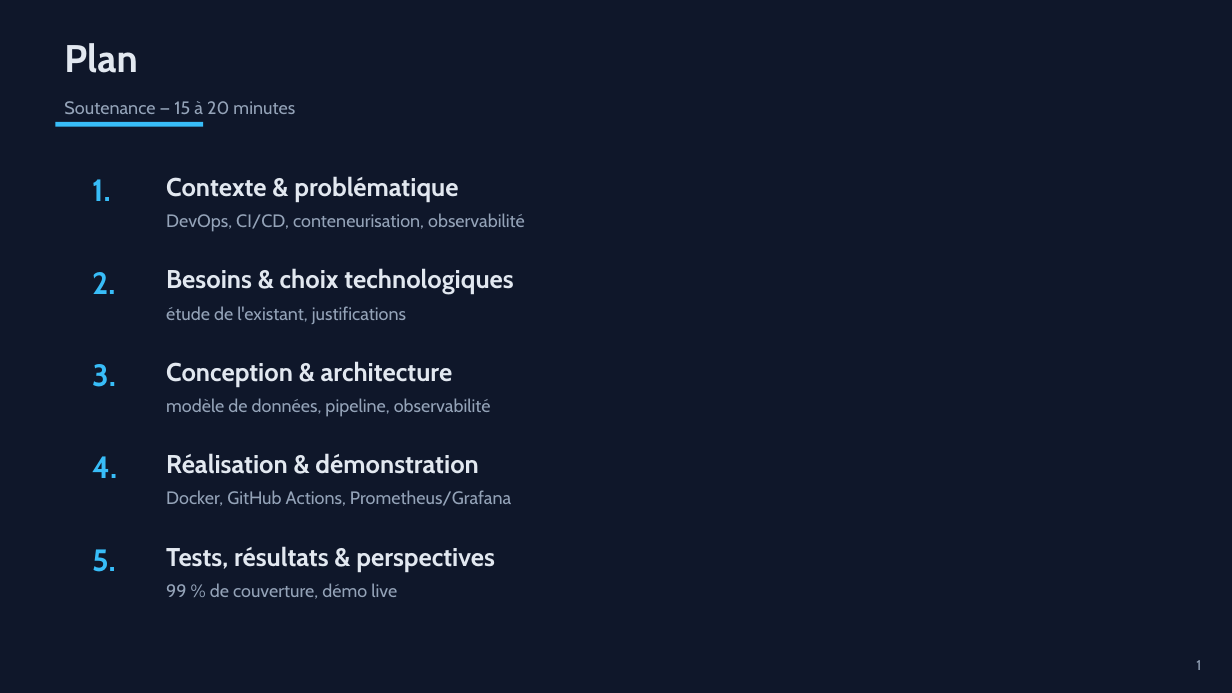
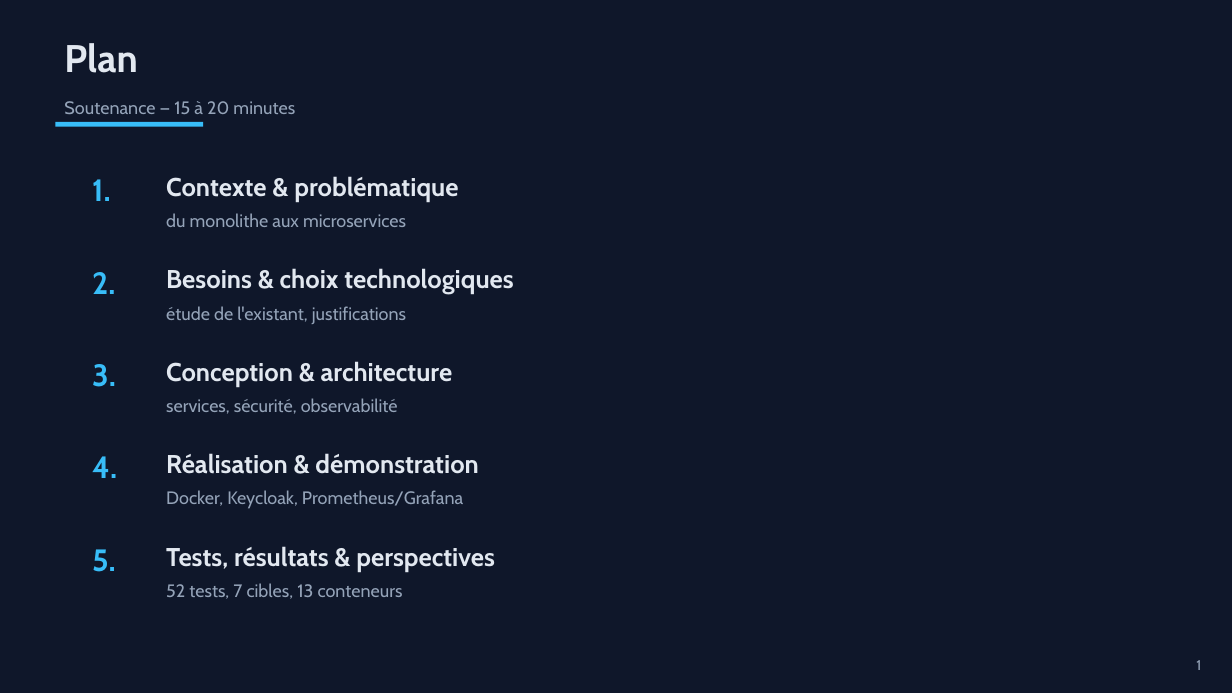
Before and after one commit to Chouaib-Raichy/PFE, a slide deck: slide 2 of soutenance/soutenance.pptx. Drawn at 1232x693 pixels with LibreOffice and Linux fonts; fonts in the diff are those of the drawing. Boxes give left, top, right and bottom in pixels: in the first picture for what was removed or moved away, otherwise in the second. Text is boxed around its words. In the diff, an @@ line names an element or a change of style, - is before the commit and + after.

```diff
--- a/soutenance/soutenance.pptx
+++ b/soutenance/soutenance.pptx
@@ text at <box>166,213,406,227</box>: text changed @@
-DevOps, CI/CD, conteneurisation, observabilité
+du monolithe aux microservices
@@ text at <box>166,398,398,414</box>: text changed @@
-modèle de données, pipeline, observabilité
+services, sécurité, observabilité
@@ text at <box>166,490,463,509</box>: text changed @@
-Docker, GitHub Actions, Prometheus/Grafana
+Docker, Keycloak, Prometheus/Grafana
@@ text at <box>166,583,403,599</box>: text changed @@
-99 % de couverture, démo live
+52 tests, 7 cibles, 13 conteneurs
```
Also in this commit, not shown: 6 other slides changed, 11 slides added, 9 slides removed, 4 other files.
